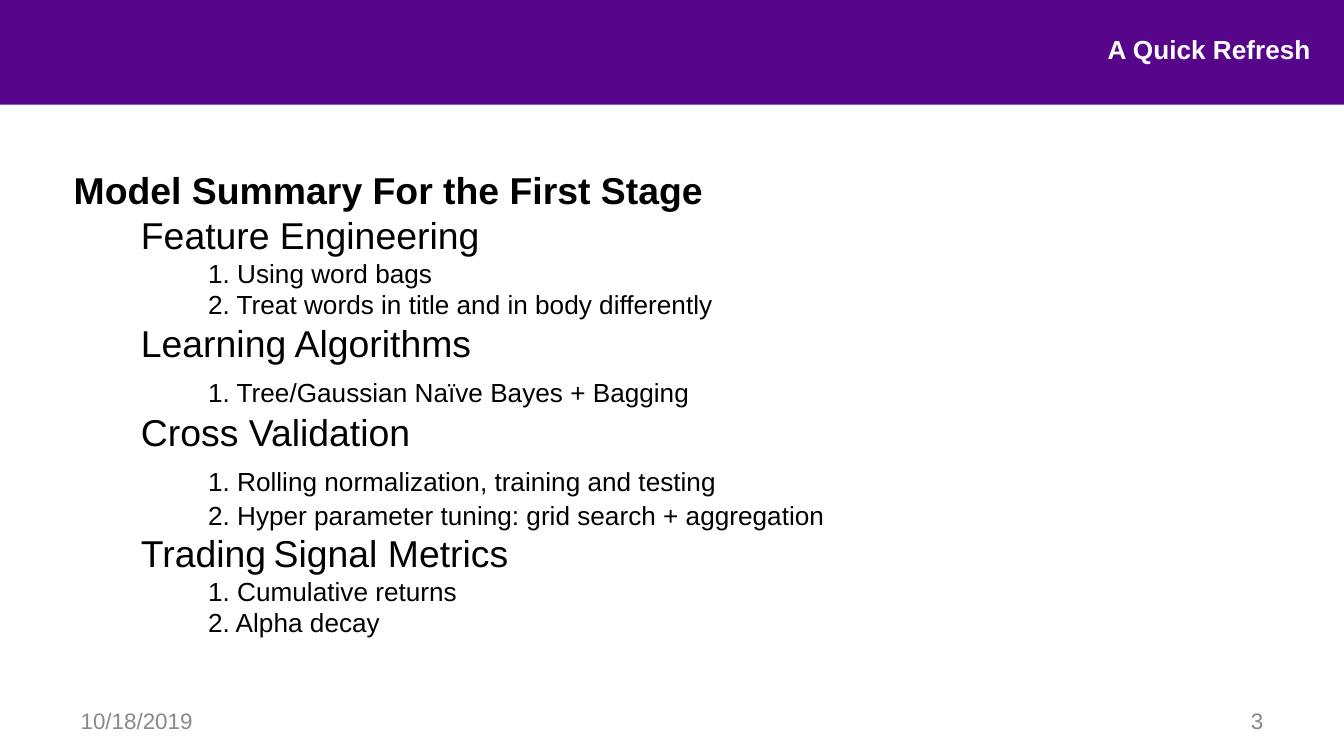
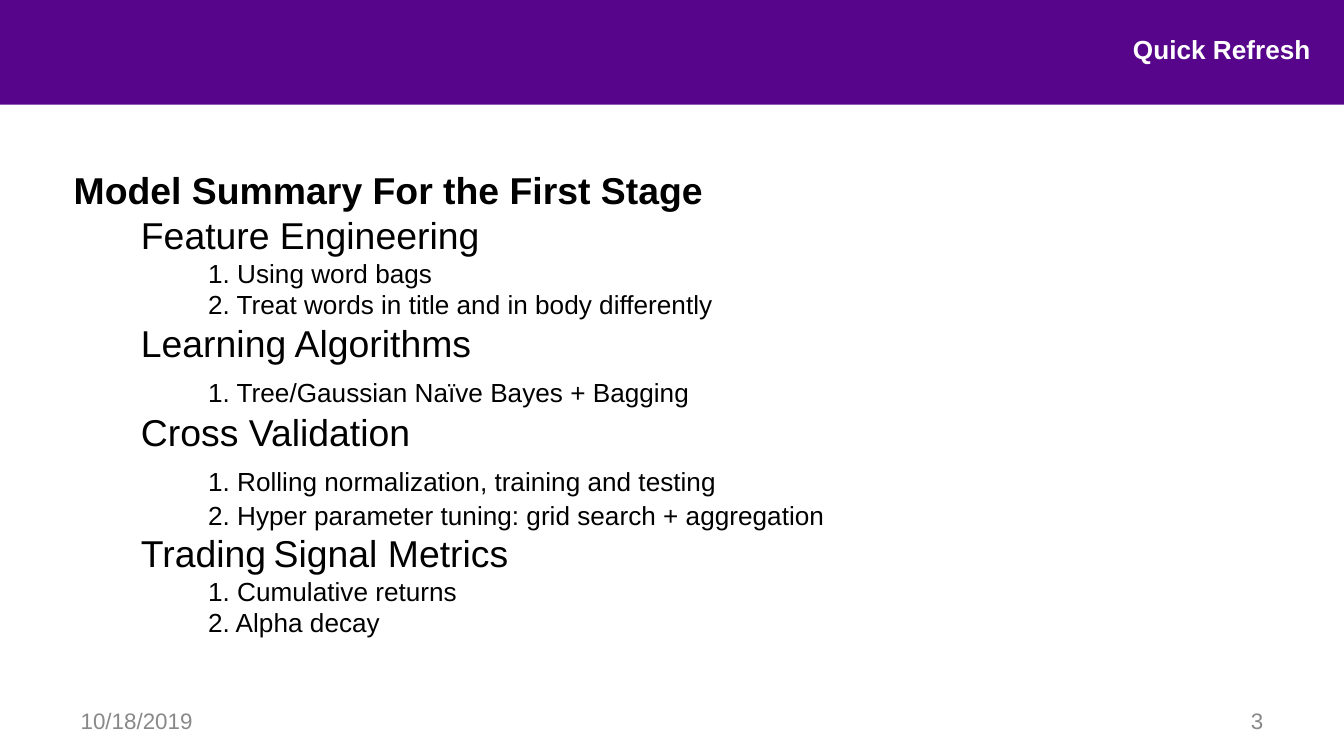
Before and after one commit to hhy845914111/NLP-Project, a slide deck: slide 3 of final_pre.pptx. Drawn at 1344x756 pixels with LibreOffice and Linux fonts; fonts in the diff are those of the drawing; background and template pictures are left out. Boxes give left, top, right and bottom in pixels: in the first picture for what was removed or moved away, otherwise in the second. Text is boxed around its words. In the diff, an @@ line names an element or a change of style, - is before the commit and + after.

```diff
--- a/final_pre.pptx
+++ b/final_pre.pptx
@@ text at box(1133, 40, 1310, 64): text changed @@
-A Quick Refresh
+Quick Refresh
```
Also in this commit, not shown: 5 other slides changed, 3 slides added, 18 other files.
